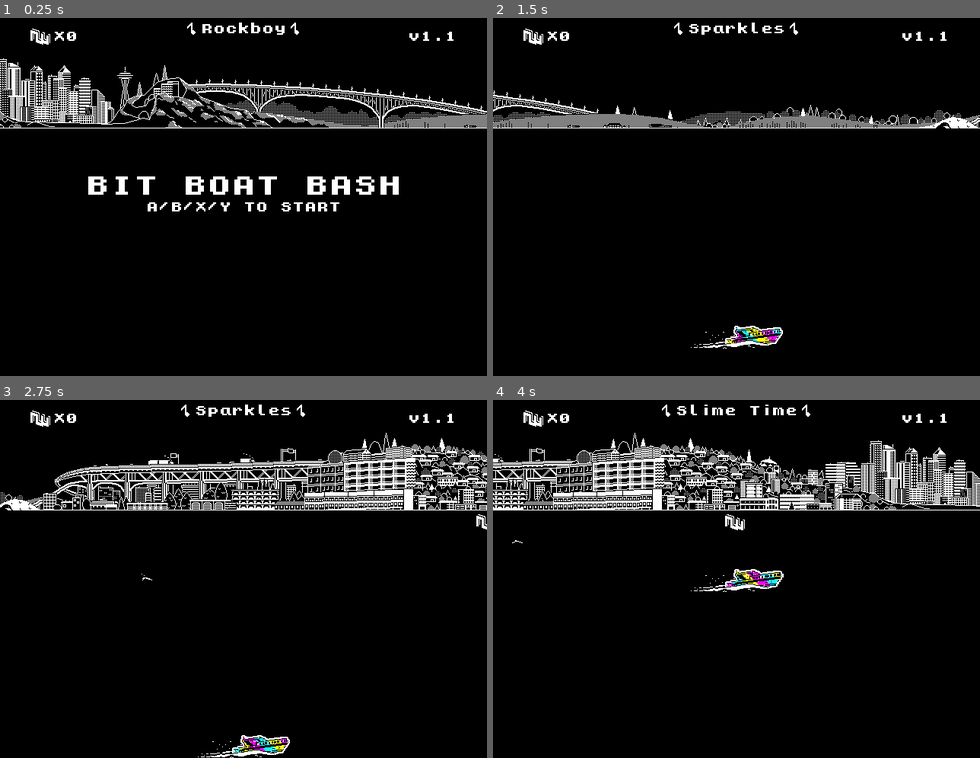
Above: before the commit, frames 1-4 (two rows, left to right).
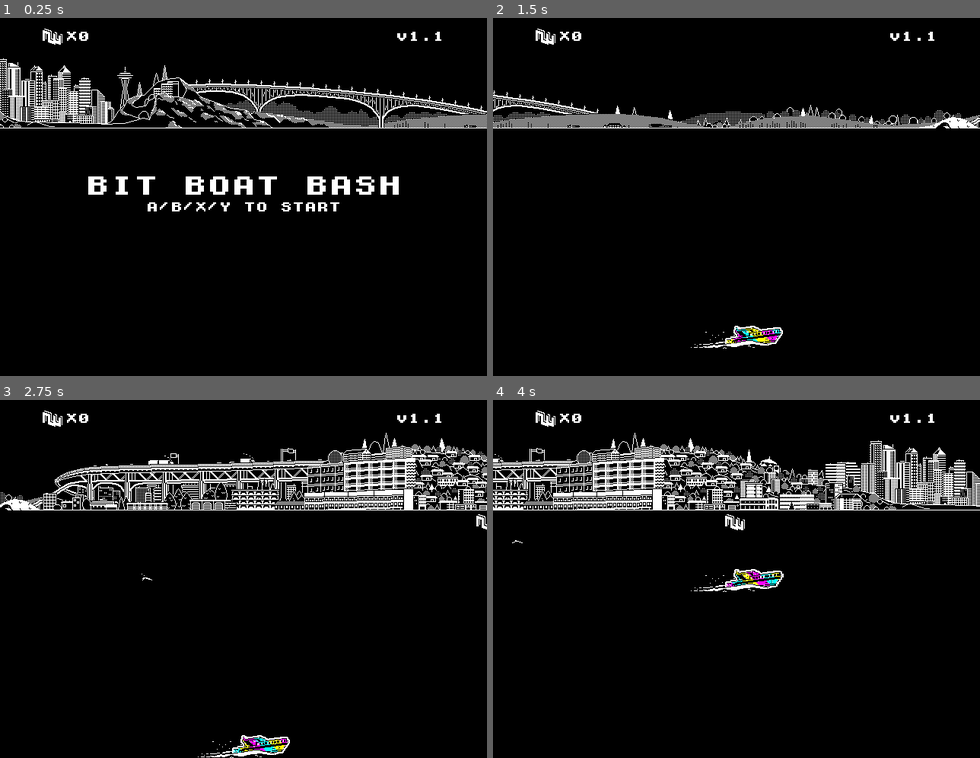
Above: after the commit, the same moments.

Repository: browncanstudios/BitBoatBash
Game: Godot game, scene res://Scenes/GameAndMusic.tscn
The game is run twice, just before and just after one commit, with the same random seed, the same clock (stepped at 60 frames per second) and the same inputs. Sound files missing from this copy of the repository are replaced by a short silence.
Inputs (mouse positions are in pixels of both pictures, inside the frame that each line leads up to):
- Up to frame 1 (0.25 s): no input
- Up to frame 2 (1.5 s): tap Enter (ui_accept) at 0.5, 0.77 s; move the mouse to (843, 175) at 0.52 s; hold Right (ui_right) 0.53-1.28 s; tap M at 0.6 s; click (843, 175) at 0.67 s; move the mouse to (639, 211) at 1.27 s; hold Down (ui_down) from 1.28 s (still down); tap K at 1.35 s
- Up to frame 3 (2.75 s): tap Enter (ui_accept) at 1.52 s; move the mouse to (292, 493) at 2.02 s; release Down (ui_down) at 2.03 s; hold Right (ui_right) from 2.03 s (still down); tap M at 2.1 s
- Up to frame 4 (4 s): move the mouse to (712, 647) at 2.77 s; release Right (ui_right) at 2.78 s; hold Up (ui_up) 2.78-3.53 s; tap K at 2.85 s; click (712, 647) at 2.92 s; tap Enter (ui_accept) at 3.02, 3.77 s; move the mouse to (882, 629) at 3.52 s; hold Left (ui_left) from 3.53 s (still down); tap M at 3.6 s

The runs differ from the first frame. In frame 1, 0.6% of the frame differs, in the area x 6-94%, y 1-8%; in frame 2, 0.6%; in frame 3, 0.6%; in frame 4, 0.6%.

Commit message:
adjusted UI a bit

Diff:
--- a/Scenes/GameAndMusic.tscn
+++ b/Scenes/GameAndMusic.tscn
@@ -30,6 +30,7 @@
 [node name="MusicUI" type="CanvasLayer" parent="."]
 
 [node name="Container" type="HBoxContainer" parent="MusicUI"]
+visible = false
 anchor_left = 0.5
 anchor_right = 0.5
 margin_left = -49.0
--- a/Scenes/HUD.tscn
+++ b/Scenes/HUD.tscn
@@ -11,9 +11,9 @@
 
 [node name="HUD" type="MarginContainer"]
 anchor_right = 1.0
-margin_left = 32.0
+margin_left = 48.0
 margin_top = 16.0
-margin_right = -32.0
+margin_right = -48.0
 margin_bottom = 32.0
 custom_constants/margin_right = 8
 custom_constants/margin_top = 8
@@ -23,7 +23,7 @@
 [node name="HBoxContainer" type="HBoxContainer" parent="."]
 margin_left = 8.0
 margin_top = 8.0
-margin_right = 568.0
+margin_right = 536.0
 margin_bottom = 29.0
 
 [node name="CollectibleLogoContainer" type="MarginContainer" parent="HBoxContainer"]
@@ -37,20 +37,20 @@
 
 [node name="ScoreContainer" type="MarginContainer" parent="HBoxContainer"]
 margin_left = 30.0
-margin_right = 492.0
+margin_right = 460.0
 margin_bottom = 21.0
 size_flags_horizontal = 3
 
 [node name="Label" type="Label" parent="HBoxContainer/ScoreContainer"]
 margin_top = 2.0
-margin_right = 462.0
+margin_right = 430.0
 margin_bottom = 18.0
 custom_fonts/font = SubResource( 1 )
 text = "X0"
 
 [node name="VersionContainer" type="MarginContainer" parent="HBoxContainer"]
-margin_left = 496.0
-margin_right = 560.0
+margin_left = 464.0
+margin_right = 528.0
 margin_bottom = 21.0
 
 [node name="Label" type="Label" parent="HBoxContainer/VersionContainer"]
